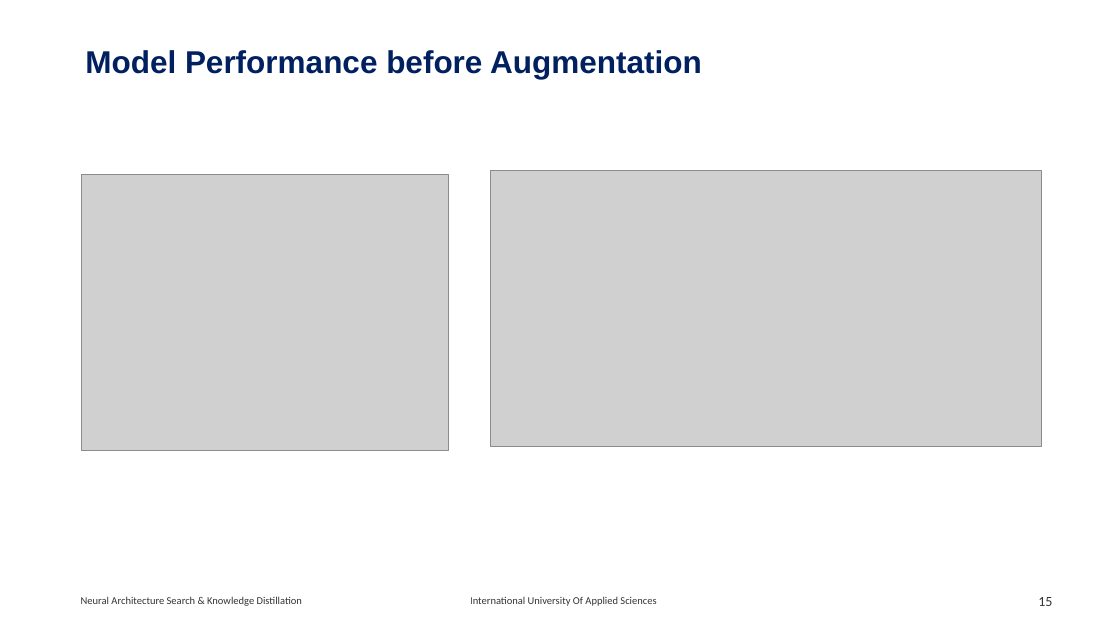
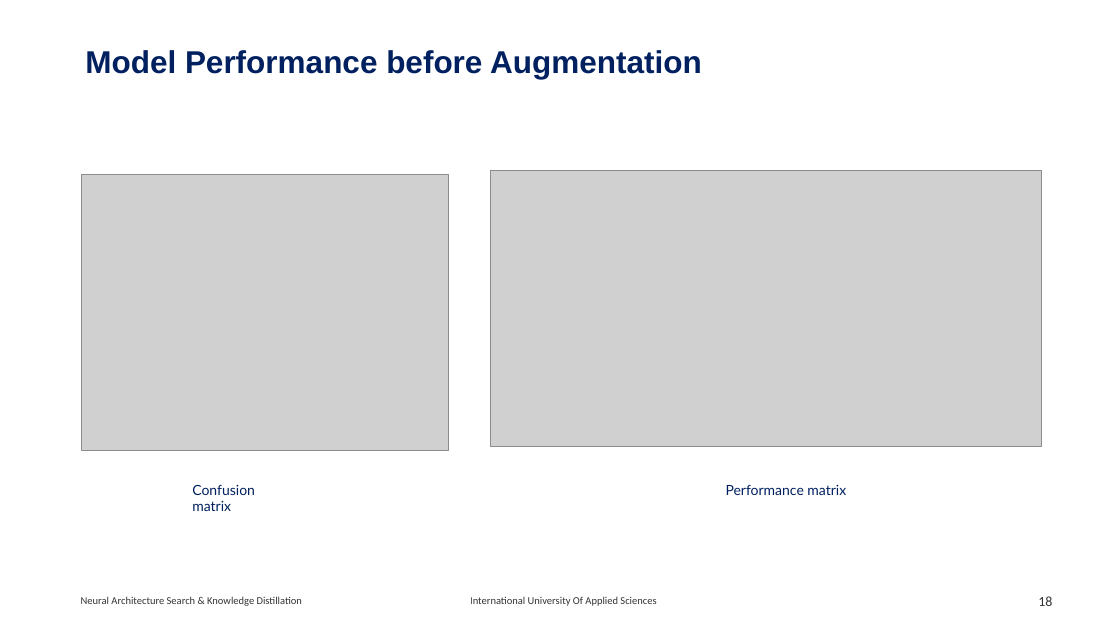
Before and after one commit to RajeshRamadas/yolov8-model-optimization, a slide deck: slide 18 of 01-Project-management/presentation/KnowledgeDistillation.pptx (slide 15 before the commit). Drawn at 1120x630 pixels with LibreOffice and Linux fonts; fonts in the diff are those of the drawing; grey boxes stand for pictures. Boxes give left, top, right and bottom in pixels: in the first picture for what was removed or moved away, otherwise in the second. Text is boxed around its words. In the diff, an @@ line names an element or a change of style, - is before the commit and + after.

```diff
--- a/01-Project-management/presentation/KnowledgeDistillation.pptx
+++ b/01-Project-management/presentation/KnowledgeDistillation.pptx
@@ text added at (192, 485, 255, 511), 12 pt, text #002060 @@
+Confusion matrix
@@ text added at (726, 485, 846, 495), 12 pt, text #002060 @@
+Performance matrix
@@ page number at (1038, 596, 1052, 606): text changed @@
-15
+18
```
Also in this commit, not shown: 7 other slides changed, 2 slides removed.
